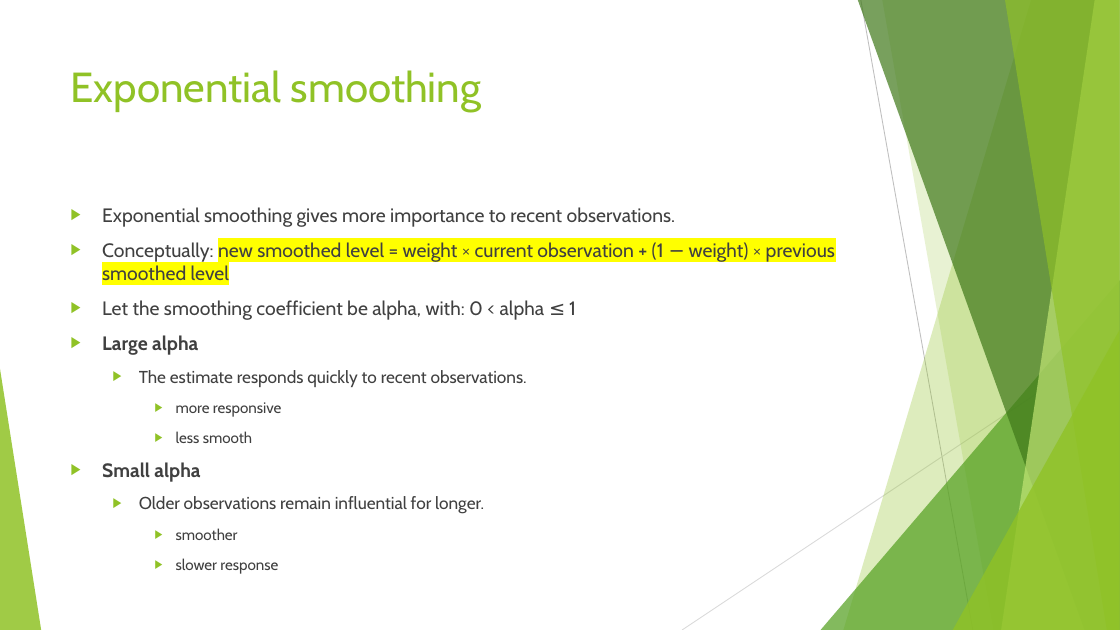
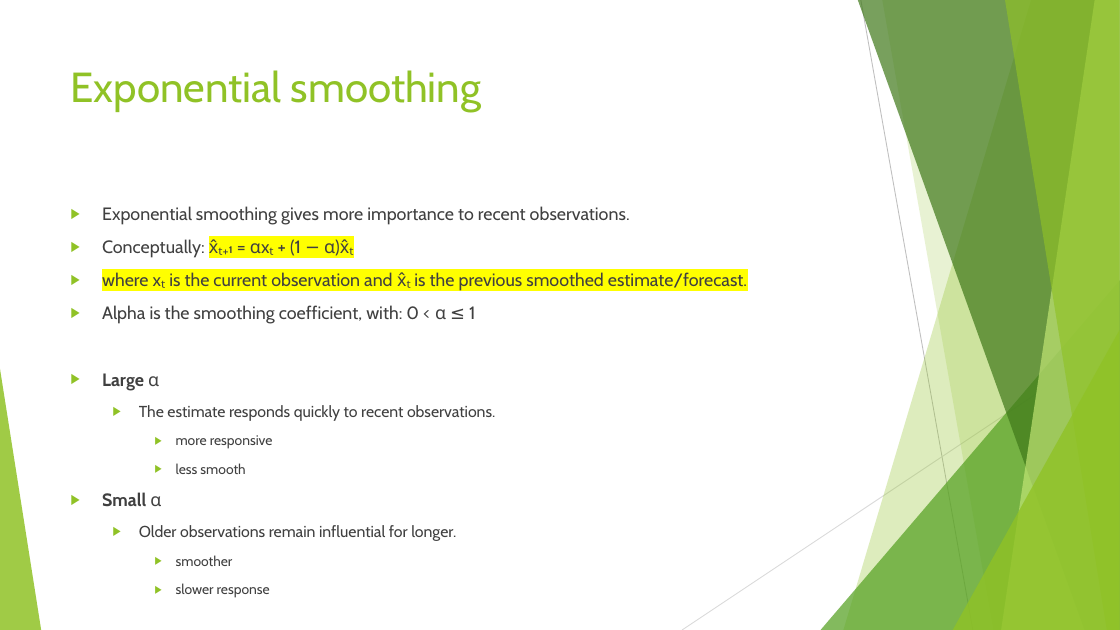
Before and after one commit to FranzGH/timeseries, a slide deck: slide 26 of Slides/03 Traditional Baselines and Feature-Based Machine Learning.pptx. Drawn at 1120x630 pixels with LibreOffice and Linux fonts; fonts in the diff are those of the drawing. Boxes give left, top, right and bottom in pixels: in the first picture for what was removed or moved away, otherwise in the second. Text is boxed around its words. In the diff, an @@ line names an element or a change of style, - is before the commit and + after.

```diff
--- a/Slides/03 Traditional Baselines and Feature-Based Machine Learning.pptx
+++ b/Slides/03 Traditional Baselines and Feature-Based Machine Learning.pptx
@@ text at (102, 206, 630, 566): size 16.6 to 15.3 pt in "Exponential smoothing gives more importance to recent ..."; size 14.8 to 13.6 pt in "The estimate responds quickly to recent observations.", "Older observations remain influential for longer."; size 12.9 to 11.9 pt in "more responsive", "less smooth", "smoother", "slower response" @@
@@ text at (102, 239, 747, 391): text changed; size 16.6 to 15.3 pt @@
-▶ Conceptually: new smoothed level = weight × current observation + (1 − weight) × previous smoothed level
-▶ Let the smoothing coefficient be alpha, with: 0 < alpha ≤ 1
-▶ Large alpha
+▶ Conceptually: x̂ₜ₊₁ = αxₜ + (1 − α)x̂ₜ
+▶ where xₜ is the current observation and x̂ₜ is the previous smoothed estimate/forecast.
+▶ Alpha is the smoothing coefficient, with: 0 < α ≤ 1
+▶ Large α
@@ text at (102, 492, 161, 507): text changed; size 16.6 to 15.3 pt @@
-▶ Small alpha
+▶ Small α
```
Also in this commit, not shown: 16 other slides changed, 7 other files.
